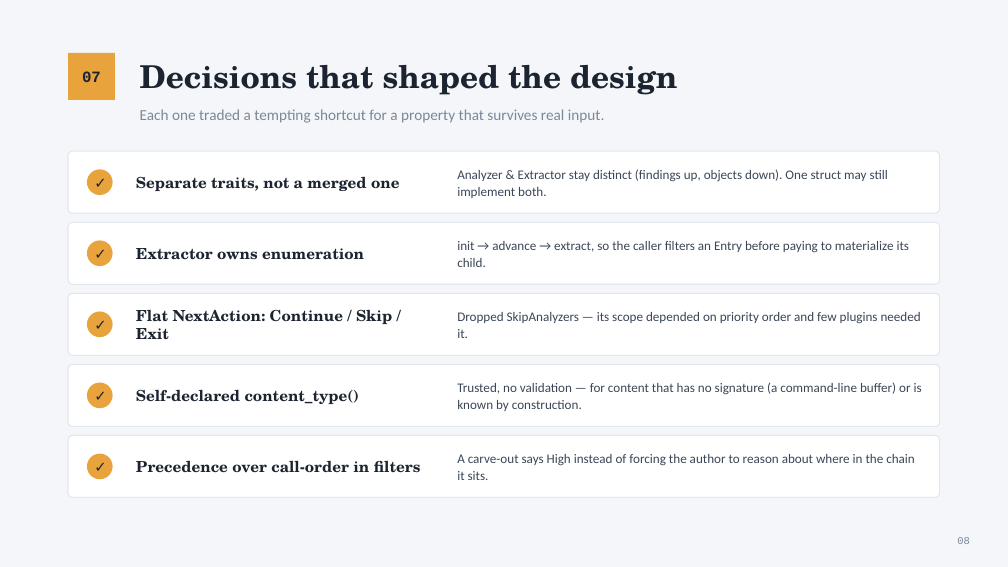
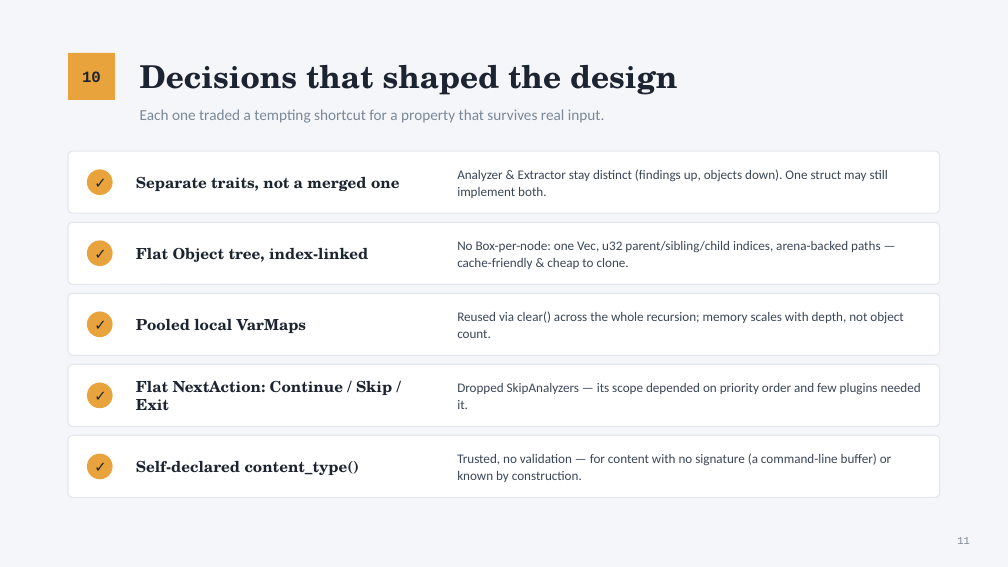
Before and after one commit to gdt050579/content_scan, a slide deck: slide 11 of content_scan_design.pptx (slide 8 before the commit). Drawn at 1008x567 pixels with LibreOffice and Linux fonts; fonts in the diff are those of the drawing. Boxes give left, top, right and bottom in pixels: in the first picture for what was removed or moved away, otherwise in the second. Text is boxed around its words. In the diff, an @@ line names an element or a change of style, - is before the commit and + after.

```diff
--- a/content_scan_design.pptx
+++ b/content_scan_design.pptx
@@ text at bbox=[82, 71, 101, 82]: text changed @@
-07
+10
@@ text at bbox=[136, 247, 368, 262]: text changed @@
-Extractor owns enumeration
+Flat Object tree, index-linked
@@ text at bbox=[457, 241, 880, 269]: text changed @@
-init → advance → extract, so the caller filters an Entry before paying to materialize its child.
+No Box-per-node: one Vec, u32 parent/sibling/child indices, arena-backed paths — cache-friendly & cheap to clone.
@@ text added at bbox=[136, 318, 307, 333], 14.5 pt, text #1B2430, bold @@
+Pooled local VarMaps
@@ text added at bbox=[457, 311, 903, 338], 12.5 pt, text #3A4657 @@
+Reused via clear() across the whole recursion; memory scales with depth, not object count.
@@ 3 texts: place and size @@
-3 texts at bbox=[136, 309, 921, 404]
+3 texts at bbox=[136, 380, 921, 475]
@@ text removed at bbox=[457, 382, 922, 411] @@
-Trusted, no validation — for content that has no signature (a command-line buffer) or is known by construction.
@@ text removed at bbox=[136, 460, 421, 473] @@
-Precedence over call-order in filters
@@ text at bbox=[457, 453, 891, 482]: text changed @@
-A carve-out says High instead of forcing the author to reason about where in the chain it sits.
+Trusted, no validation — for content with no signature (a command-line buffer) or known by construction.
@@ text at bbox=[957, 537, 970, 544]: text changed @@
-08
+11
```
Also in this commit, not shown: 6 other slides changed, 7 slides added, 1 slide removed, 9 other files.
